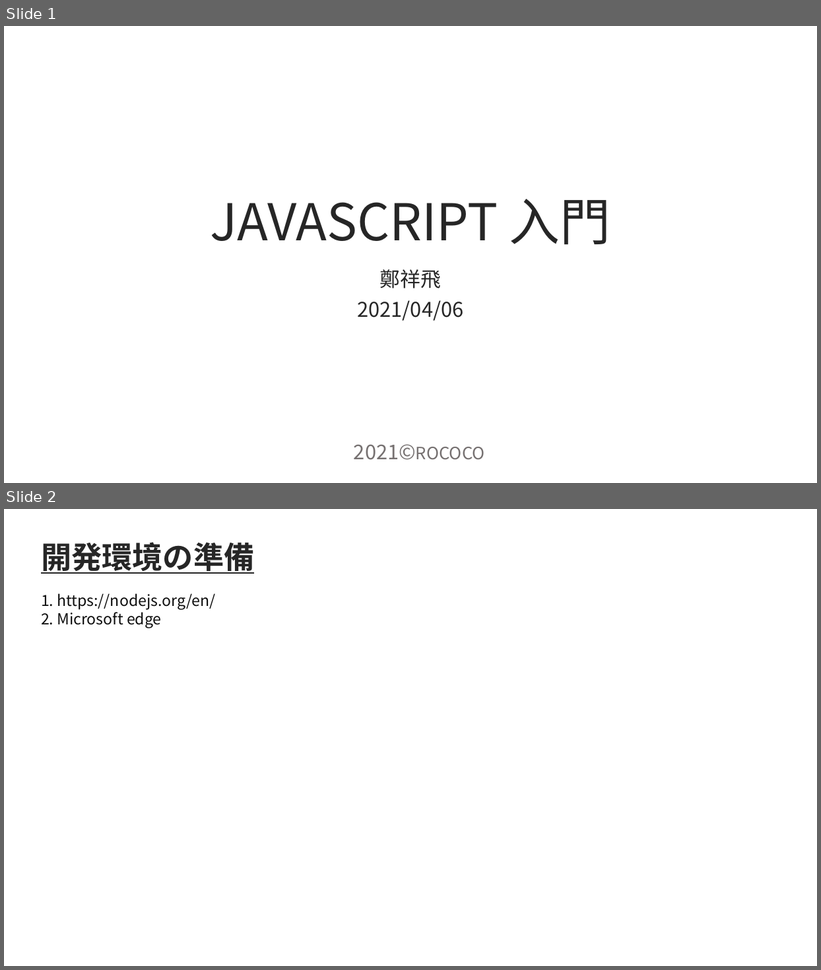
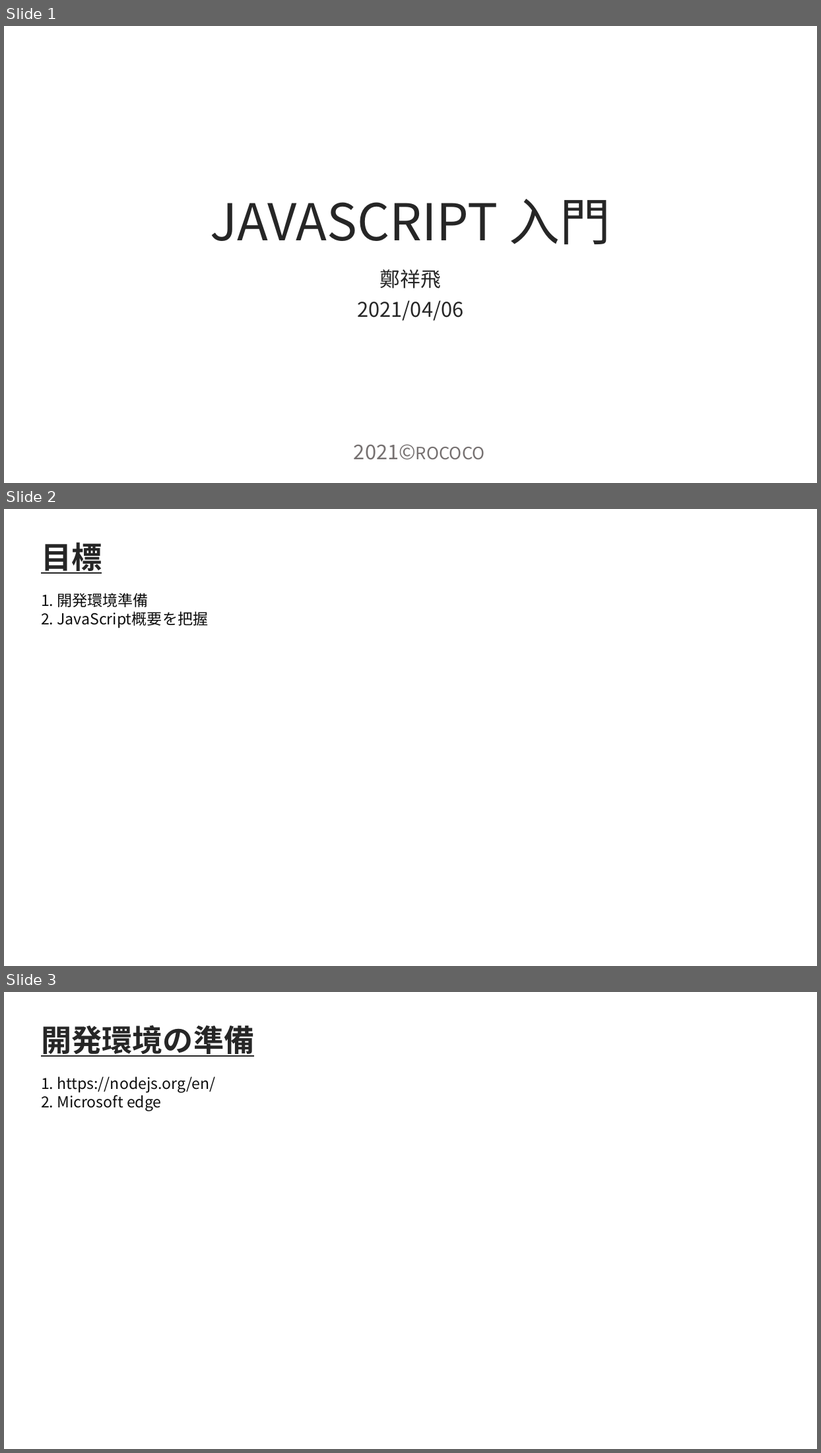
Before and after one commit to gassyou/javascript-course, a slide deck: 01.basic/day1/day01.pptx. Shown one above the other, each under a label of ours: slides 1 and 2 before the commit, slides 1, 2 and 3 after it. The pictures are 821x970 and 821x1453 pixels, drawn with LibreOffice and Linux fonts; fonts in the diff are those of the drawing. Boxes give left, top, right and bottom in pixels: in the first picture for what was removed or moved away, otherwise in the second. Text is boxed around its words. In the diff, an @@ line names an element or a change of style, - is before the commit and + after.

```diff
--- a/01.basic/day1/day01.pptx
+++ b/01.basic/day1/day01.pptx
@@ slide 2 added at <box>4,509,817,966</box>, background #FFFFFF @@
@@ text added at <box>41,542,102,574</box>, 36 pt, text #262626, bold, underline @@
+目標
@@ text added at <box>41,593,208,628</box>, 18 pt, text #0D0D0D @@
+1. 開発環境準備
+2. JavaScript概要を把握
@@ what was slide 2 is now slide 3 @@
```
Also in this commit, not shown: 6 slides changed, 10 other files.
